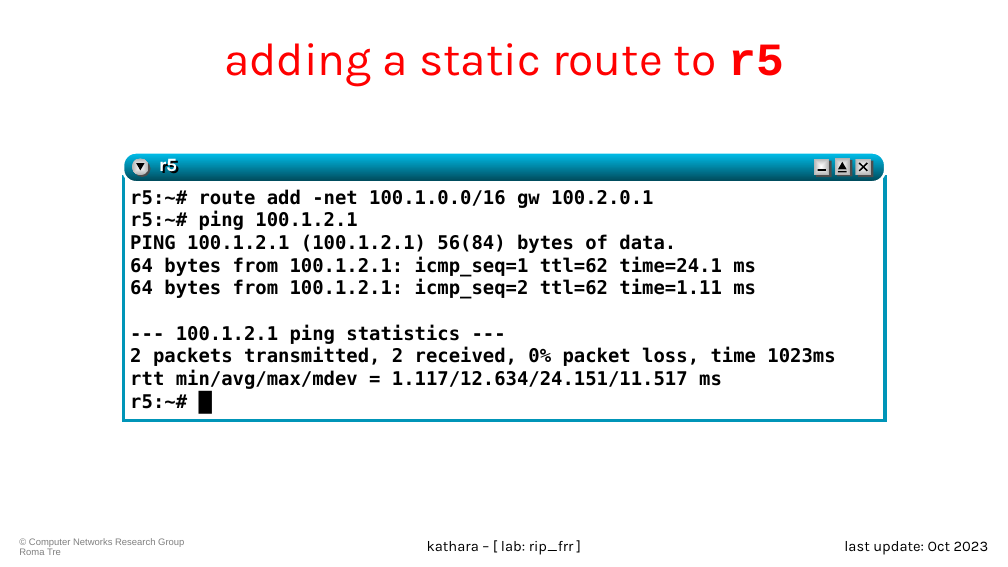
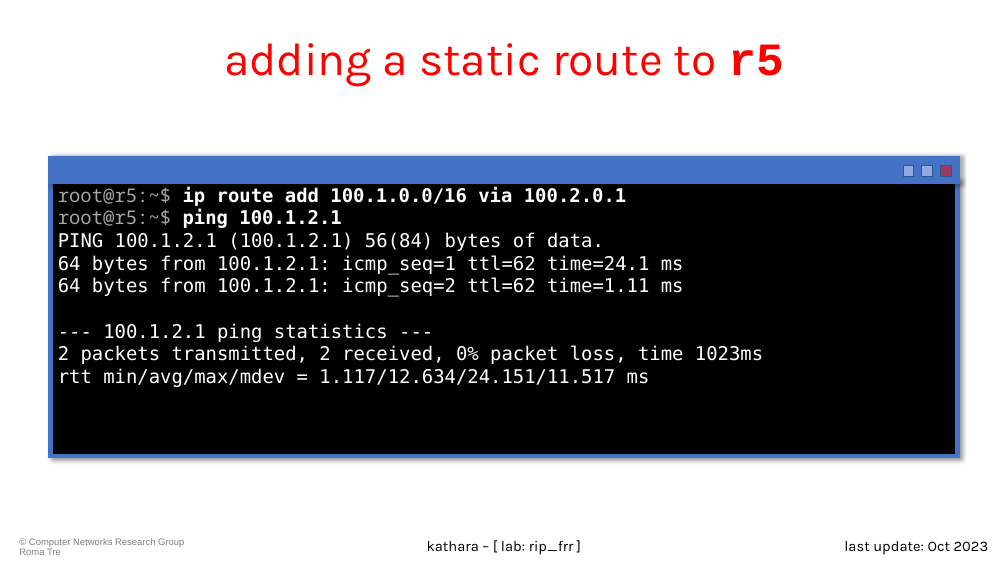
Before and after one commit to KatharaFramework/Kathara-Labs, a slide deck: slide 21 of main-labs/intradomain-routing/frr/rip/009-kathara-lab_rip.pptx (slide 22 before the commit). Drawn at 1008x567 pixels with LibreOffice and Linux fonts; fonts in the diff are those of the drawing; background and template pictures are left out. Boxes give left, top, right and bottom in pixels: in the first picture for what was removed or moved away, otherwise in the second. Text is boxed around its words. In the diff, an @@ line names an element or a change of style, - is before the commit and + after.

```diff
--- a/main-labs/intradomain-routing/frr/rip/009-kathara-lab_rip.pptx
+++ b/main-labs/intradomain-routing/frr/rip/009-kathara-lab_rip.pptx
@@ rectangle "root@r5:~$ ip route add 100.1.0.0/16 ...": place and size @@
-rectangle "root@r5:~$ ip route add 100.1.0.0/16 ..." at bbox=[130, 189, 835, 409]
+rectangle "root@r5:~$ ip route add 100.1.0.0/16 ..." at bbox=[51, 179, 958, 456]
@@ rectangle "root@r5:~$ ip route add 100.1.0.0/16 ..." at bbox=[51, 179, 958, 456]: fill none to #000000; outline none to #4472C4 4.5 pt; shadow on @@
@@ rectangle added at bbox=[51, 159, 958, 182], fill #4472C4, outline #4472C4 4.5 pt @@
@@ rectangle removed at bbox=[123, 176, 885, 420] @@
@@ rounded rectangle removed at bbox=[123, 153, 885, 182] @@
@@ ellipse removed at bbox=[132, 159, 149, 175] @@
@@ ellipse removed at bbox=[134, 160, 150, 177] @@
@@ triangle removed at bbox=[136, 163, 144, 171] @@
@@ text removed at bbox=[159, 158, 177, 177] @@
-r5
@@ rectangle removed at bbox=[814, 159, 829, 175] @@
@@ rectangle removed at bbox=[817, 160, 832, 177] @@
@@ line removed from (818, 170) to (826, 170) @@
@@ group removed at bbox=[835, 159, 852, 176]: 2 rectangles, 1 line, 1 triangle @@
@@ line removed from (860, 171) to (867, 163) @@
@@ line removed from (860, 163) to (867, 171) @@
@@ rectangle: place and size @@
-rectangle at bbox=[858, 160, 874, 177]
+rectangle at bbox=[904, 166, 914, 176]
@@ rectangle at bbox=[904, 166, 914, 176]: fill #4D4D4D to #8FAADC; outline none to #325491 1 pt @@
@@ rectangle: place and size @@
-rectangle at bbox=[856, 159, 872, 175]
+rectangle at bbox=[922, 166, 932, 176]
@@ rectangle at bbox=[922, 166, 932, 176]: fill gradient #FFFFFF to #B2B2B2 to #8FAADC; outline none to #325491 1 pt @@
@@ rectangle added at bbox=[941, 166, 951, 176], fill #FF0000 at 50% opacity, outline #325491 1 pt @@
@@ text in rectangle at bbox=[58, 186, 626, 228]: text changed; text colour #000000 to #FFFFFF @@
-r5:~# route add -net 100.1.0.0/16 gw 100.2.0.1
-r5:~# ping 100.1.2.1
+root@r5:~$ ip route add 100.1.0.0/16 via 100.2.0.1
+root@r5:~$ ping 100.1.2.1
@@ text in rectangle at bbox=[58, 232, 763, 387]: text colour #000000 to #FFFFFF, bold off in "PING 100.1.2.1 (100.1.2.1) 56(84) bytes of data.", "64 bytes from 100.1.2.1: icmp_seq=1 ttl=62 time=24.1 ...", "64 bytes from 100.1.2.1: icmp_seq=2 ttl=62 time=1.11 ...", "--- 100.1.2.1 ping statistics ---" and 2 more places @@
@@ text in rectangle at bbox=[130, 394, 187, 409]: paragraph removed @@
-r5:~# █
```
Also in this commit, not shown: 18 other slides changed, 3 slides removed, 1 other file.
